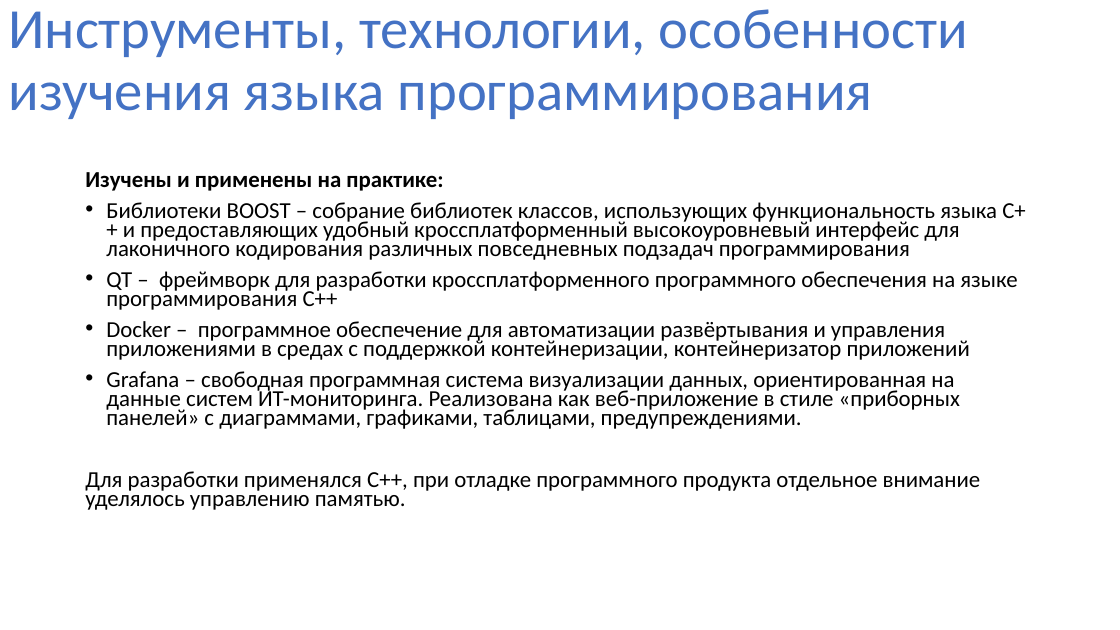
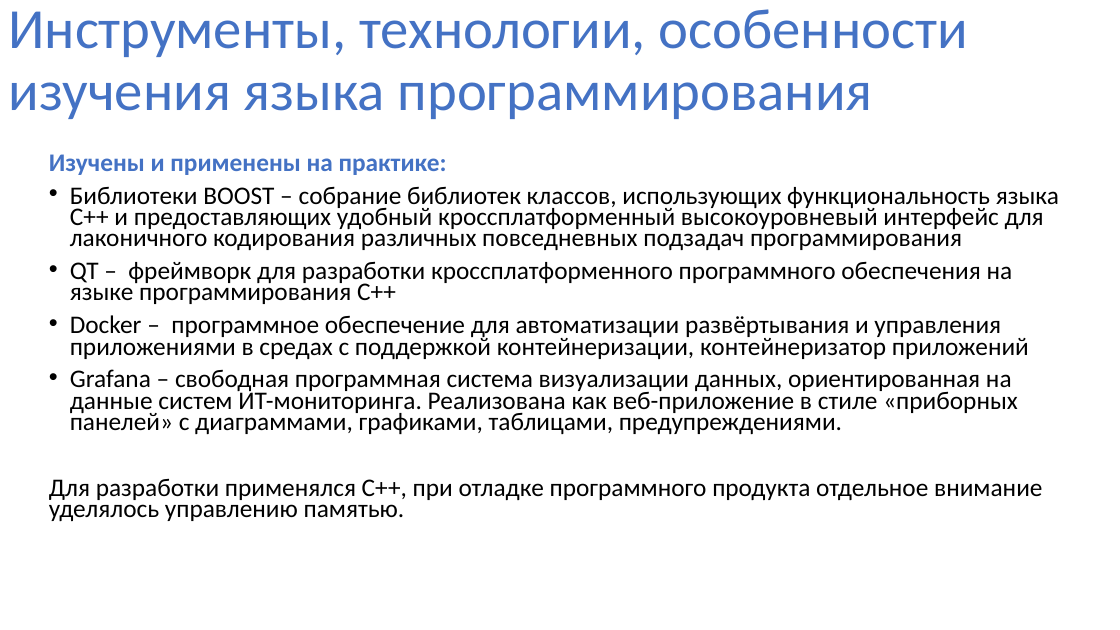
Before and after one commit to xCthulhuFtagn/OS6, a slide deck: slide 3 of ВКР.pptx. Drawn at 1120x630 pixels with LibreOffice and Linux fonts; fonts in the diff are those of the drawing. Boxes give left, top, right and bottom in pixels: in the first picture for what was removed or moved away, otherwise in the second. Text is boxed around its words. In the diff, an @@ line names an element or a change of style, - is before the commit and + after.

```diff
--- a/ВКР.pptx
+++ b/ВКР.pptx
@@ text "Изучены и применены на практике:": place and size @@
-text "Изучены и применены на практике:" at (85,172,1026,510)
+text "Изучены и применены на практике:" at (49,154,1059,521)
@@ text "Изучены и применены на практике:" at (49,154,1059,521): size 19.6 to 21.7 pt; text colour #000000 to #4472C4 in "Изучены и применены на практике:" @@
```
Also in this commit, not shown: 4 other slides changed, 1 other file.
